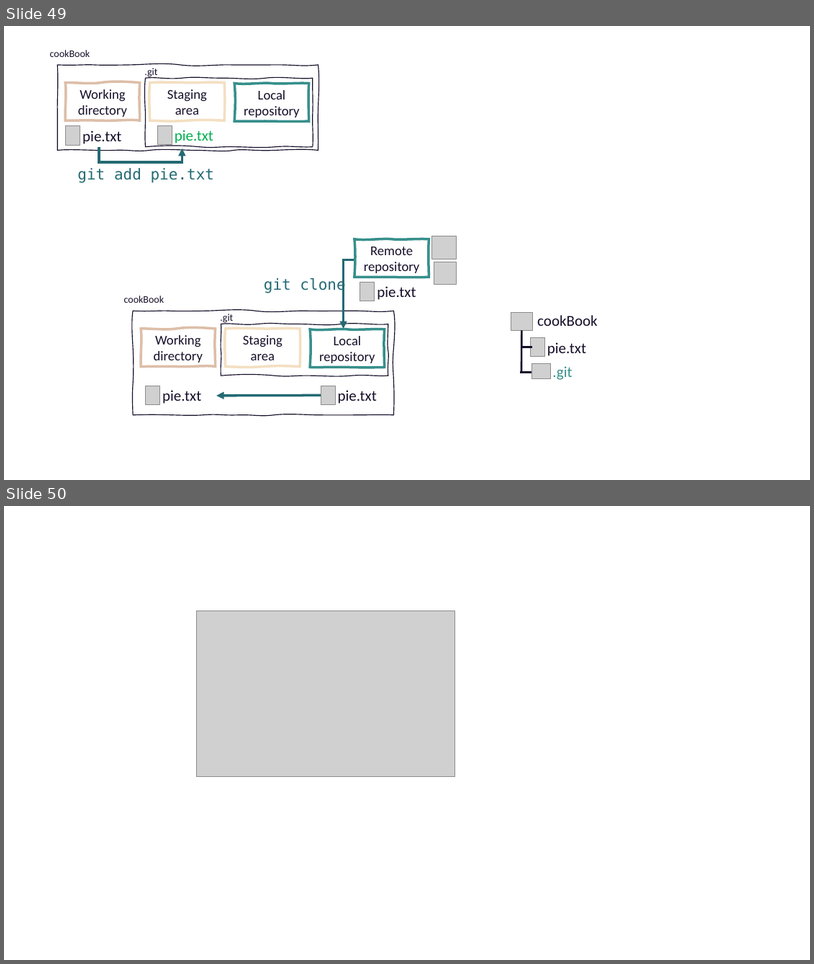
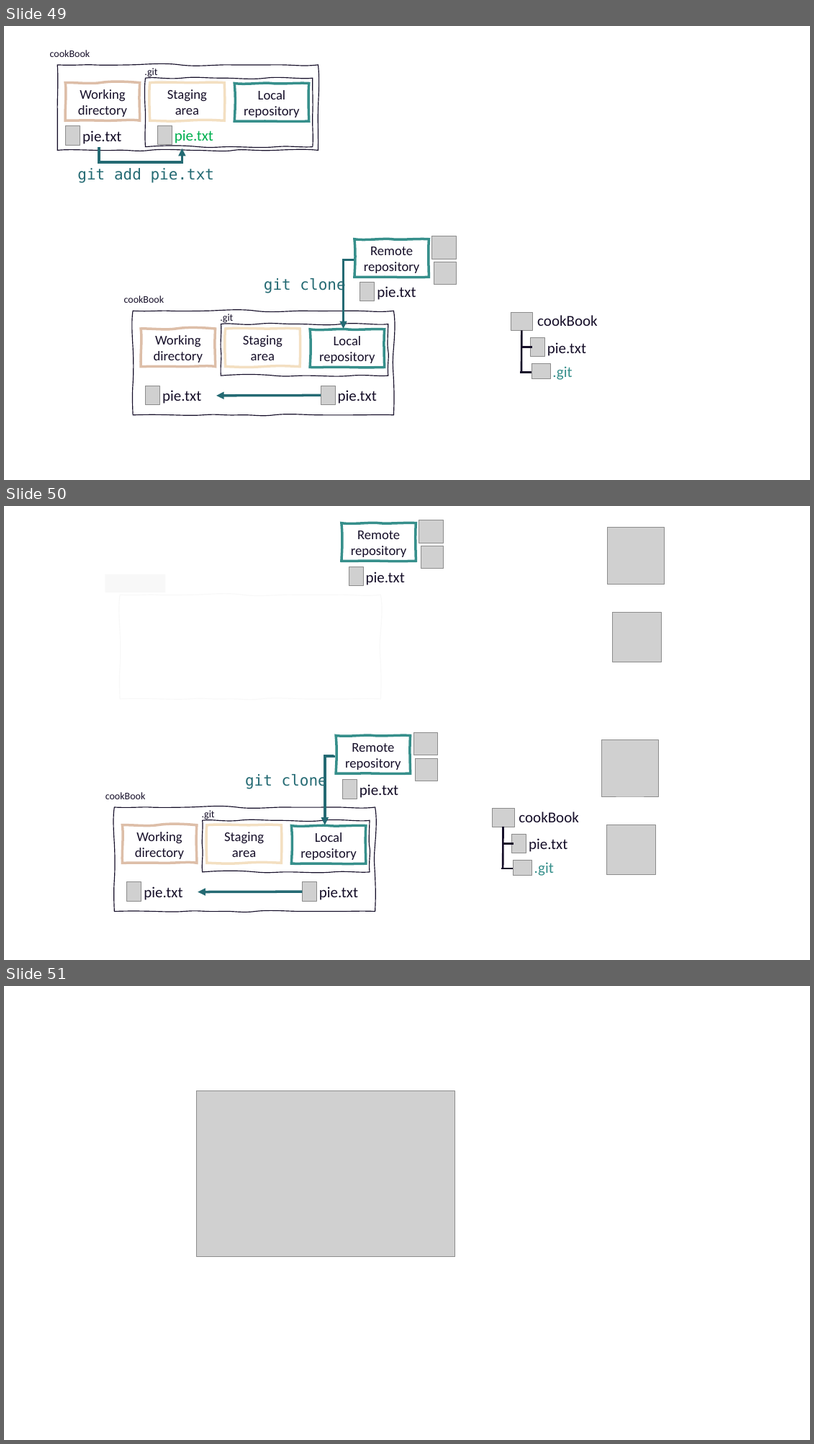
Before and after one commit to selinaZitrone/get-started-with-git, a slide deck: slides/img/images.pptx. Shown one above the other, each under a label of ours: slides 49 and 50 before the commit, slides 49, 50 and 51 after it. The pictures are 814x964 and 814x1444 pixels, drawn with LibreOffice and Linux fonts; fonts in the diff are those of the drawing; grey boxes stand for pictures. Boxes give left, top, right and bottom in pixels: in the first picture for what was removed or moved away, otherwise in the second. Text is boxed around its words. In the diff, an @@ line names an element or a change of style, - is before the commit and + after.

```diff
--- a/slides/img/images.pptx
+++ b/slides/img/images.pptx
@@ slide 50 added at bbox=[4, 506, 810, 960], background #FFFFFF @@
@@ group added at bbox=[105, 520, 665, 699]: 5 pictures, 2 freeform shapes, 1 rectangle, 1 text @@
+Remote repository
+pie.txt
@@ group added at bbox=[106, 733, 659, 911]: 10 pictures, 9 texts, 6 freeform shapes, 3 lines, 1 elbow arrow, 1 arrow @@
+Working directory
+Staging area
+Local repository
+cookBook
+.git
+pie.txt
+pie.txt
+Remote repository
+git clone
+cookBook
+.git
+pie.txt
+pie.txt
@@ what was slide 50 is now slide 51 @@
```
Also in this commit, not shown: 2 other files.
